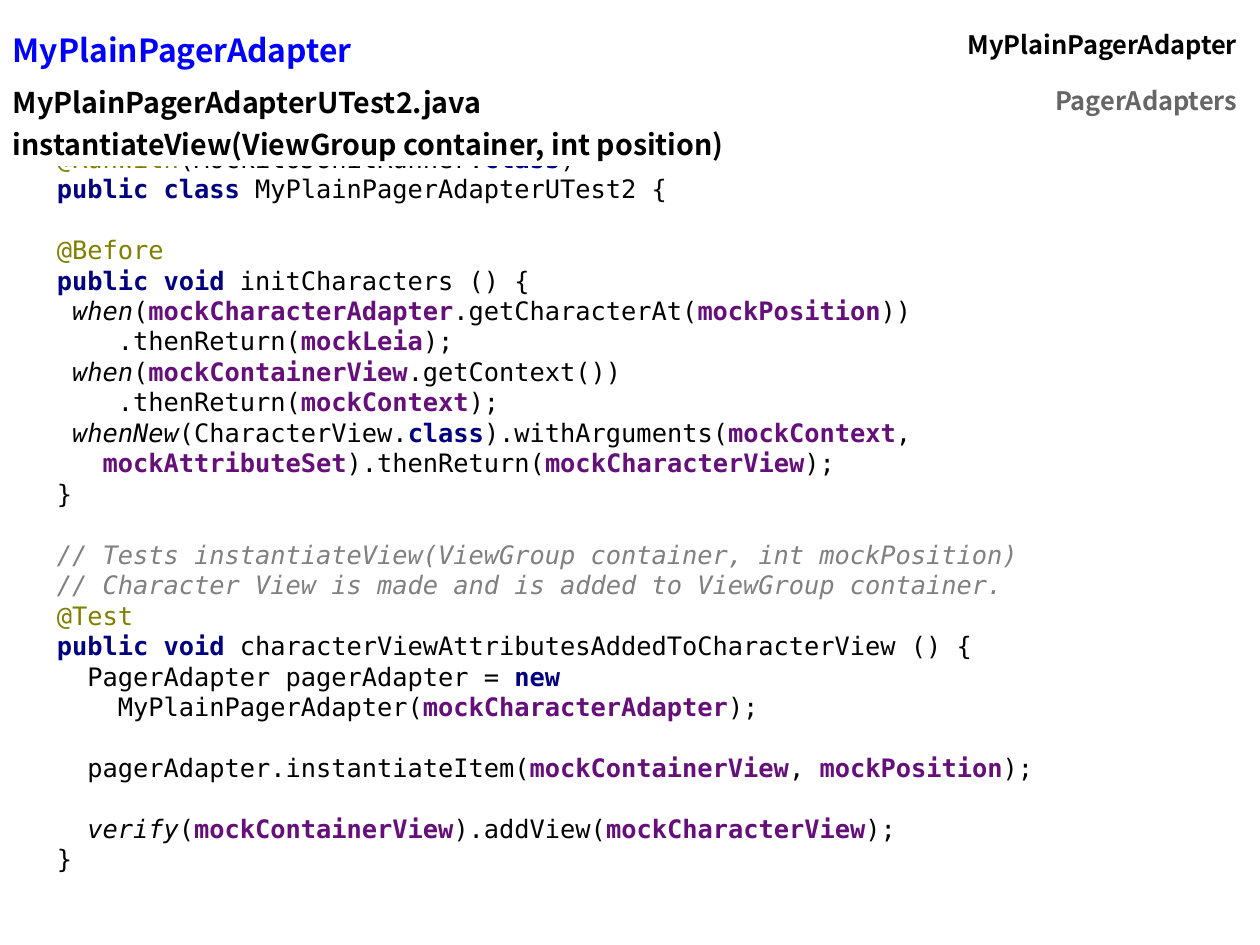
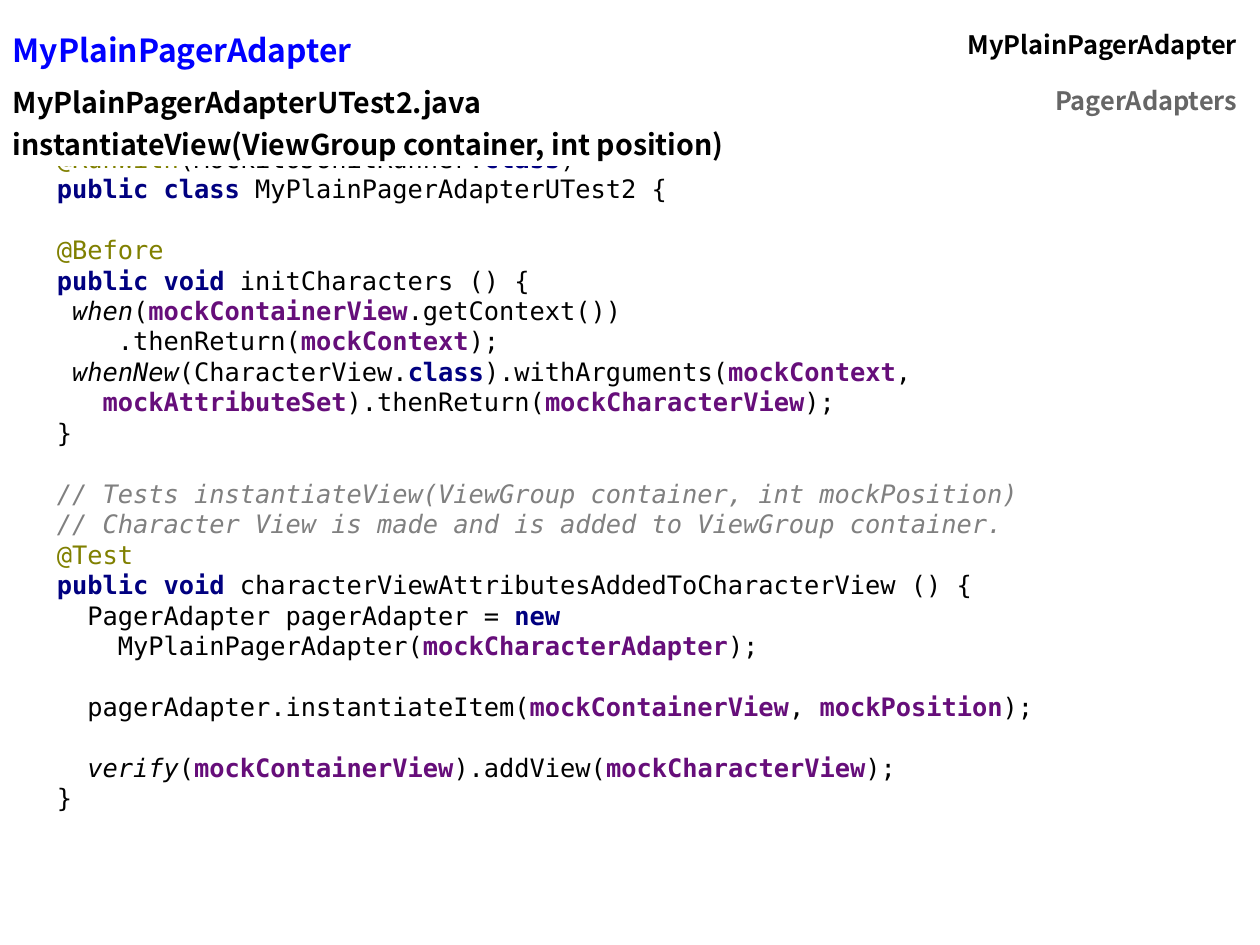
Before and after one commit to flocela/PagerAdaptersHandouts, a slide deck: slide 19 of PagerAdapterPresentation.odp (slide 18 before the commit). Drawn at 1260x945 pixels with LibreOffice and Linux fonts; fonts in the diff are those of the drawing. Boxes give left, top, right and bottom in pixels: in the first picture for what was removed or moved away, otherwise in the second. Text is boxed around its words. In the diff, an @@ line names an element or a change of style, - is before the commit and + after.

```diff
--- a/PagerAdapterPresentation.odp
+++ b/PagerAdapterPresentation.odp
@@ text at (57, 239, 621, 326): text changed @@
-@Before
-public void initCharacters () {
-when(mockCharacterAdapter.getCharacterAt(mockPosition))
-.thenReturn(mockLeia);
-when(mockContainerView.getContext())
+@Before
+public void initCharacters () {
+when(mockContainerView.getContext())
```
Also in this commit, not shown: 10 other slides changed, 6 slides added, 8 slides removed, 3 other files.
